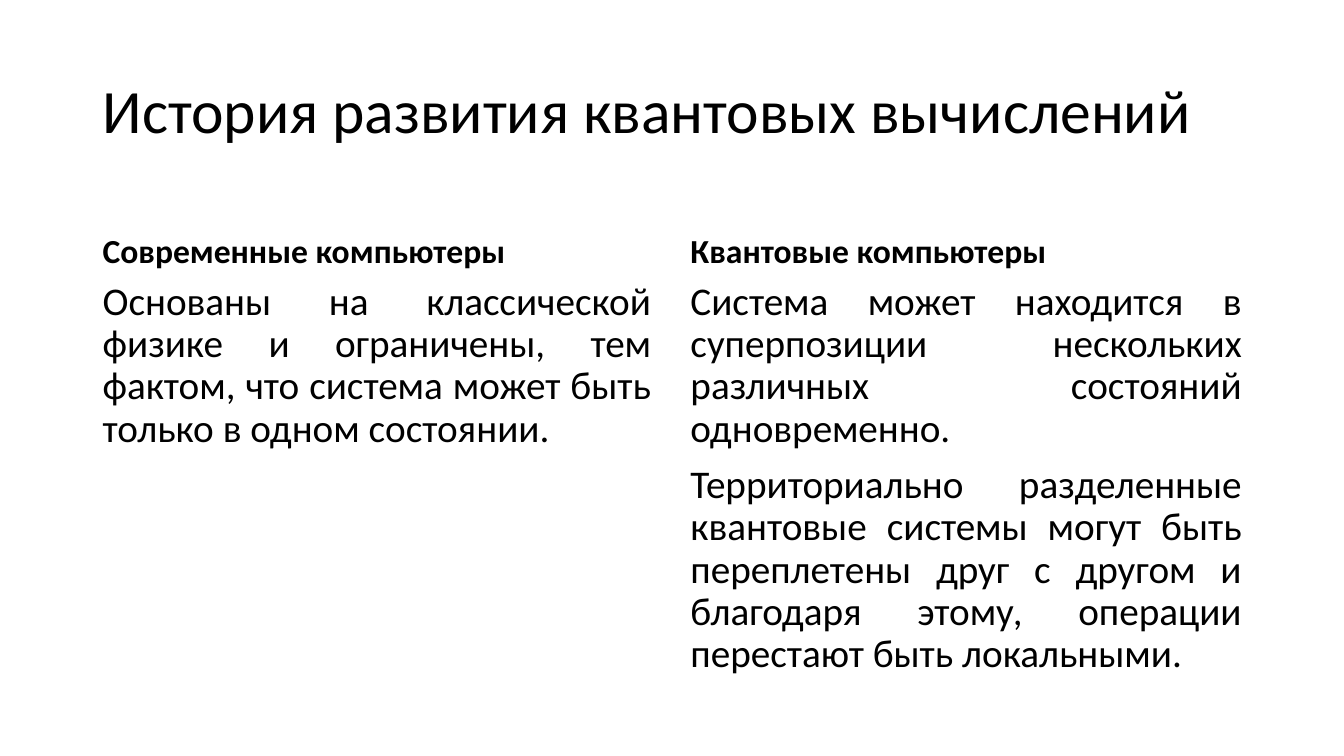
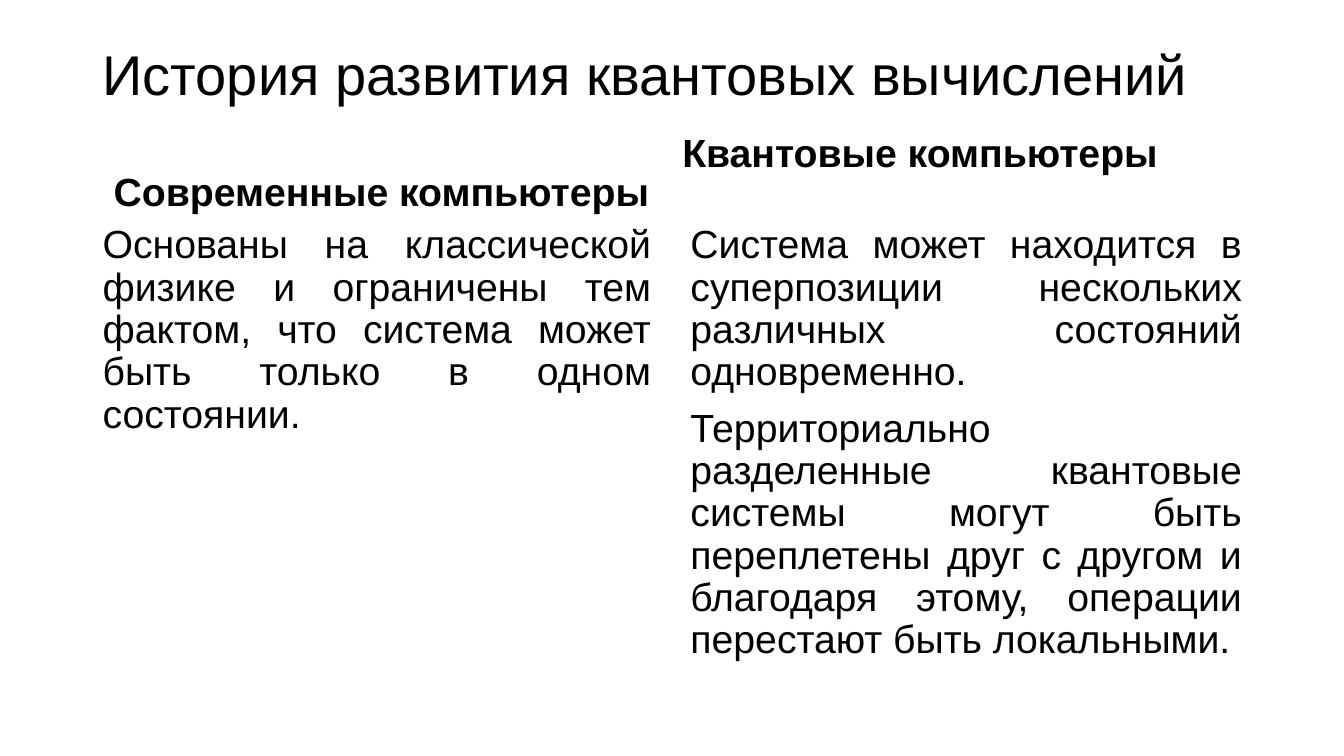
Before and after one commit to R0manych/Diploma2019, a slide deck: slide 2 of Черниговских 2к 14гр.pptx. Drawn at 1344x756 pixels with LibreOffice and Linux fonts; fonts in the diff are those of the drawing. Boxes give left, top, right and bottom in pixels: in the first picture for what was removed or moved away, otherwise in the second. Text is boxed around its words. In the diff, an @@ line names an element or a change of style, - is before the commit and + after.

```diff
--- a/Черниговских 2к 14гр.pptx
+++ b/Черниговских 2к 14гр.pptx
@@ title "История развития квантовых вычислений" at (103,53,1186,105): size 44 to 40 pt, font Calibri to Arial @@
@@ text "Современные компьютеры": place and size @@
-text "Современные компьютеры" at (103,241,506,269)
+text "Современные компьютеры" at (114,178,649,214)
@@ text "Современные компьютеры" at (114,178,649,214): size 24 to 28 pt, font Calibri to Arial @@
@@ text "Квантовые компьютеры" at (682,140,1158,175): size 24 to 28 pt, font Calibri to Arial @@
@@ text "Квантовые компьютеры": place and size @@
-text "Квантовые компьютеры" at (690,241,1047,269)
+text "Квантовые компьютеры" at (682,140,1158,175)
@@ text at (103,229,651,429): text changed; font Calibri to Arial @@
-Основаны на классической физике и ограничены, тем фактом, что система может быть только в одном состоянии.
+Основаны на классической физике и ограничены тем фактом, что система может быть только в одном состоянии.
@@ text "Система может находится в суперпозиции ...": place and size @@
-text "Система может находится в суперпозиции ..." at (690,289,1242,674)
+text "Система может находится в суперпозиции ..." at (690,230,1242,661)
@@ text "Система может находится в суперпозиции ..." at (690,230,1242,661): font Calibri to Arial @@
```
Also in this commit, not shown: 17 other slides changed, 2 other files.
